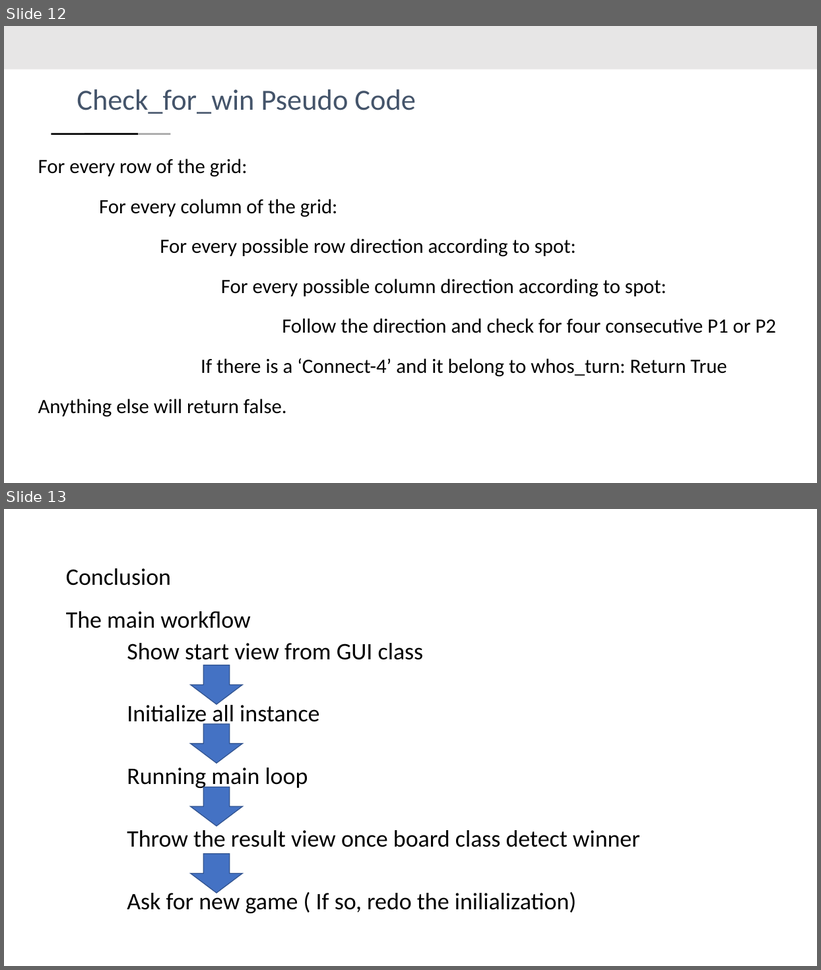
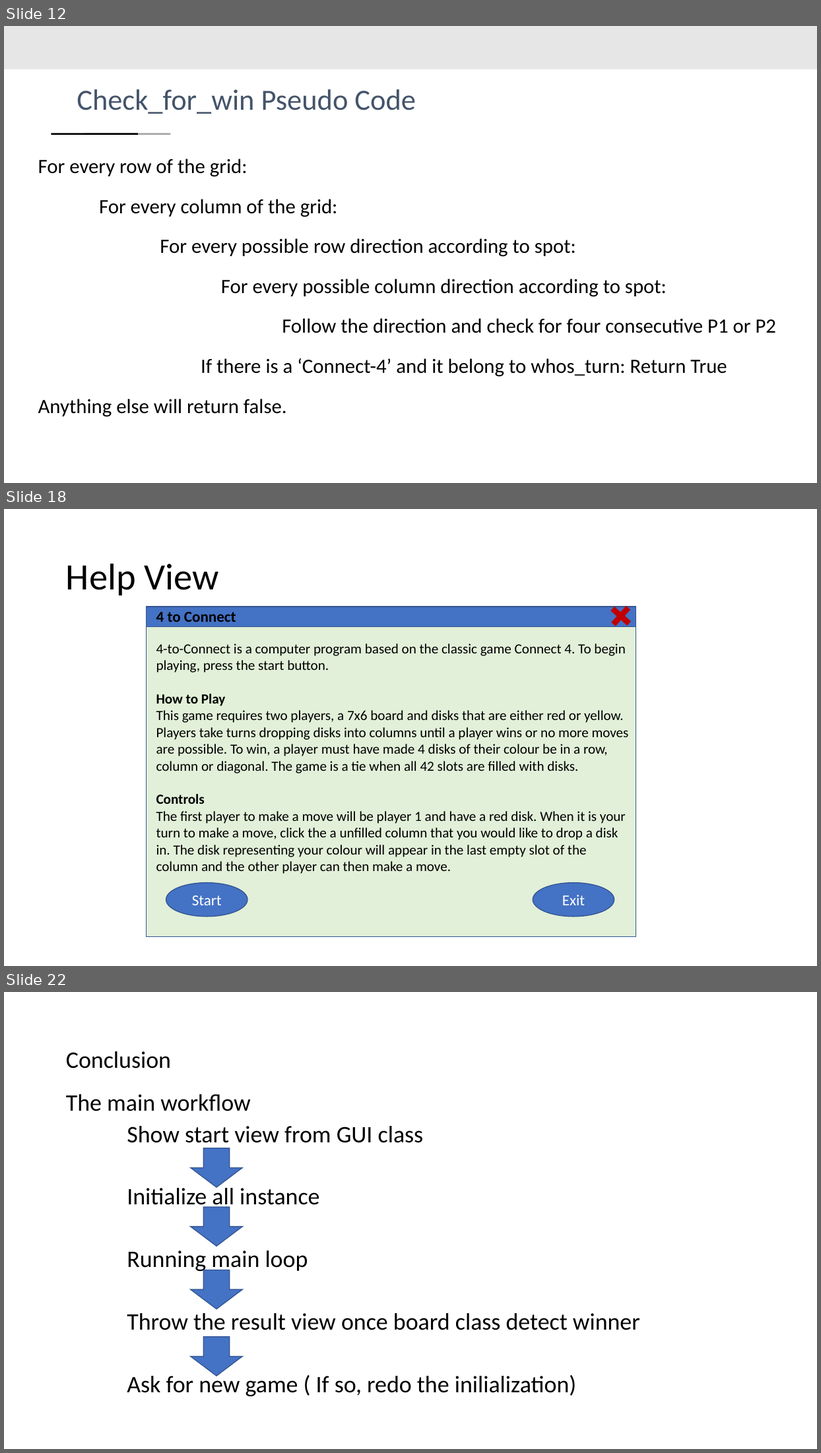
Before and after one commit to yangyaoi/Connect-Four-Project, a slide deck: Documents/design review presentation/Design Presentation Final.pptx. Shown one above the other, each under a label of ours: slides 12 and 13 before the commit, slides 12, 18 and 22 after it; the slides between them are not shown. The pictures are 821x970 and 821x1453 pixels, drawn with LibreOffice and Linux fonts; fonts in the diff are those of the drawing. Boxes give left, top, right and bottom in pixels: in the first picture for what was removed or moved away, otherwise in the second. Text is boxed around its words. In the diff, an @@ line names an element or a change of style, - is before the commit and + after.

```diff
--- a/Documents/design review presentation/Design Presentation Final.pptx
+++ b/Documents/design review presentation/Design Presentation Final.pptx
@@ slide 18 added at [4, 509, 817, 966], background #FFFFFF @@
@@ title added at [66, 563, 219, 595], 44 pt, text #000000 @@
+Help View
@@ text added at [156, 644, 629, 874], 16.5 pt, text #000000 @@
+4-to-Connect is a computer program based on the classic game Connect 4. To begin playing, press the start button.
+How to Play
+This game requires two players, a 7x6 board and disks that are either red or yellow. Players take turns dropping disks into columns until a player wins or no more moves are possible. To win, a player must have made 4 disks of their colour be in a row, column or diagonal. The game is a tie when all 42 slots are filled with disks.
+Controls
+The first player to make a move will be player 1 and have a red disk. When it is your turn to make a move, click the a unfilled column that you would like to drop a disk in. The disk representing your colour will appear in the last empty slot of the column and the other player can then make a move.
@@ group added at [147, 601, 636, 937]: 2 rectangles, 2 ellipses, 1 text, 1 plus @@
+4 to Connect
+Start
+Exit
@@ what was slide 13 is now slide 22 @@
```
Also in this commit, not shown: 3 slides changed, 8 other slides added.
